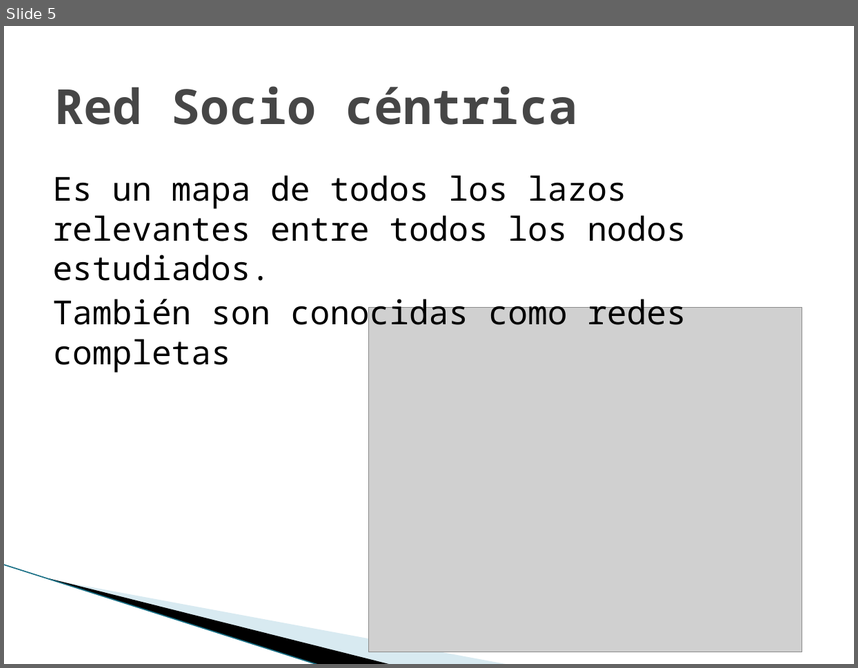
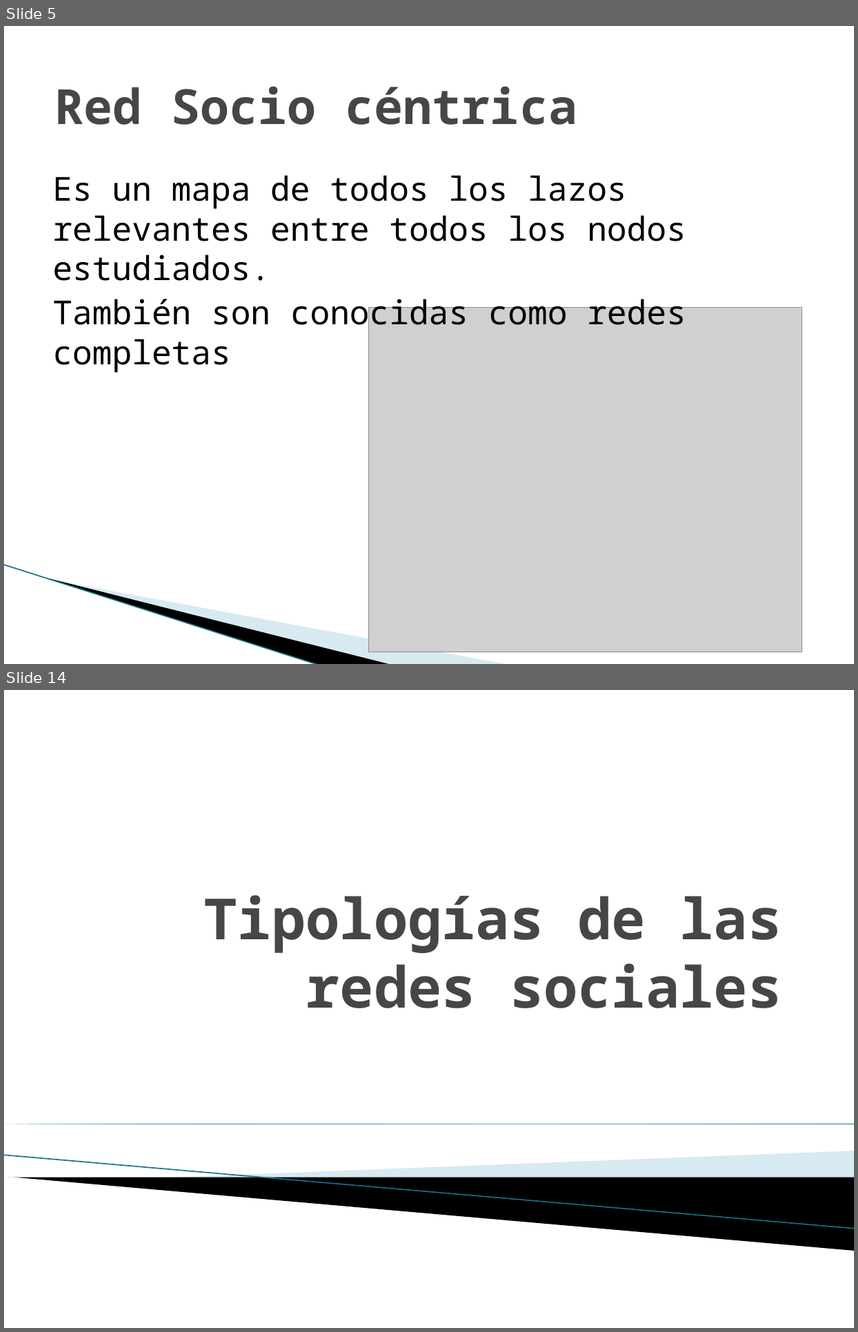
Before and after one commit to carlamadeo/proyectosfacultad, a slide deck: Modelos Organizacionales/TPS/TP_Grupo_C_Redes_Sociales.pptx. Shown one above the other, each under a label of ours: slide 5 before the commit, slides 5 and 14 after it; the slides between them are not shown. The pictures are 858x668 and 858x1332 pixels, drawn with LibreOffice and Linux fonts; fonts in the diff are those of the drawing; grey boxes stand for pictures; background and template pictures are left out. Boxes give left, top, right and bottom in pixels: in the first picture for what was removed or moved away, otherwise in the second. Text is boxed around its words. In the diff, an @@ line names an element or a change of style, - is before the commit and + after.

```diff
--- a/Modelos Organizacionales/TPS/TP_Grupo_C_Redes_Sociales.pptx
+++ b/Modelos Organizacionales/TPS/TP_Grupo_C_Redes_Sociales.pptx
@@ slide 14 added at <box>4,690,854,1328</box>, background #FFFFFF @@
@@ title added at <box>204,895,782,1008</box>, 48 pt, text #464646, bold @@
+Tipologías de las redes sociales
@@ right triangle added at <box>4,1123,854,1123</box>, fill gradient #007896 to #4CBBDF @@
@@ line added from (4, 1155) to (854, 1228), #97C5D8 0.95 pt @@
@@ freeform shape added at <box>161,1151,854,1196</box>, fill #A0CBDC at 40% opacity @@
@@ freeform shape added at <box>7,1177,854,1250</box>, fill #000000 @@
```
Also in this commit, not shown: 48 other slides added, 1 other file.
